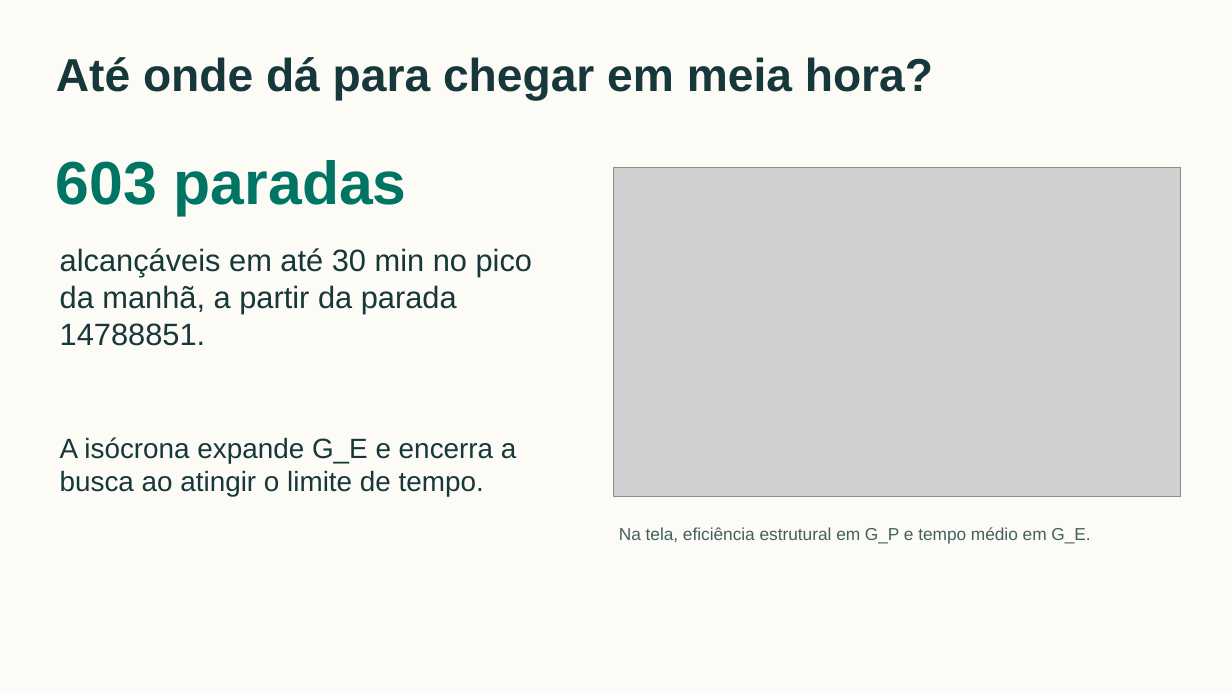
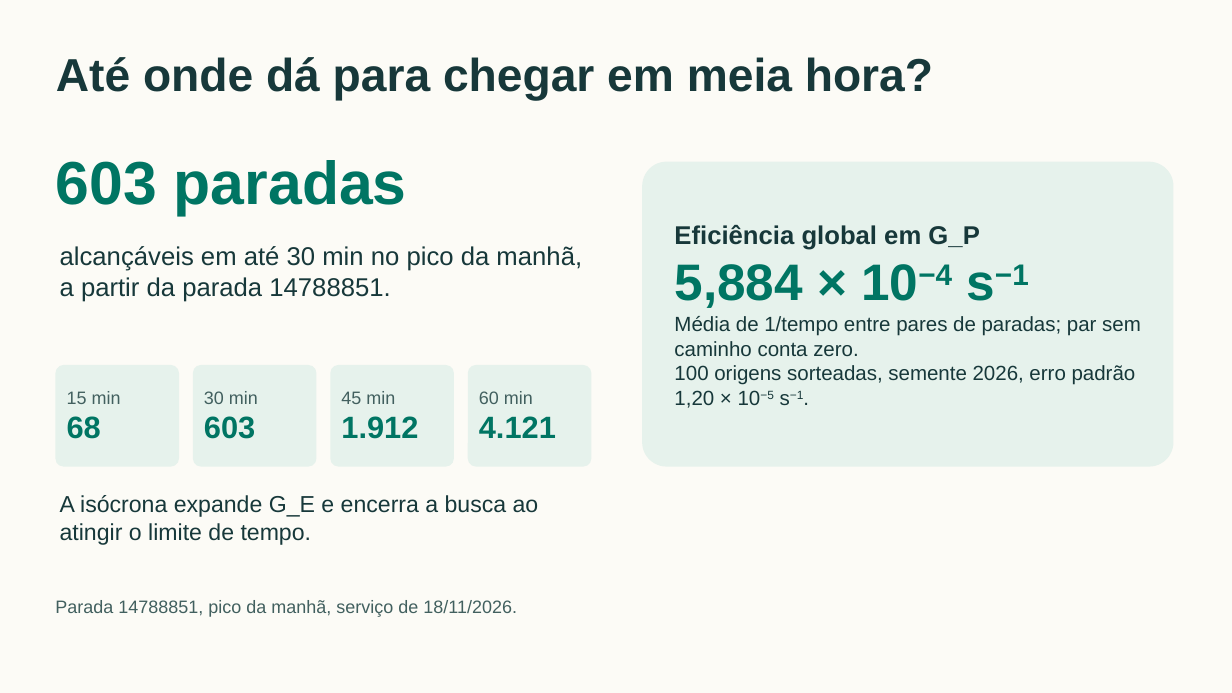
Before and after one commit to henriquegdc/grafos-transporte-bh, a slide deck: slide 8 of apresentacao/grafos-transporte-bh.pptx. Drawn at 1232x693 pixels with LibreOffice and Linux fonts; fonts in the diff are those of the drawing; grey boxes stand for pictures. Boxes give left, top, right and bottom in pixels: in the first picture for what was removed or moved away, otherwise in the second. Text is boxed around its words. In the diff, an @@ line names an element or a change of style, - is before the commit and + after.

Commit message:
docs(ENT-SLIDES): aplica a revisao do #72
A lamina 11 passa a comparar com o NetworkX no G_P real (razoes e
inclinacoes de comparacao-networkx e complexidade de 20/11) e o JSON da
grade 5x5, sem registro em feature, sai do PR. Todas as laminas usam o
GTFS de 18/11; espera, isocrona e tempos vem das medicoes regeradas no
#74. Notas reatribuidas para quem fez cada parte, com uma linha numerica
para nao dominados, comunidades e falhas multiplas, e figuras trocadas
por recortes ou cartoes legiveis.

```diff
--- a/apresentacao/grafos-transporte-bh.pptx
+++ b/apresentacao/grafos-transporte-bh.pptx
@@ picture removed at (x1=614, y1=167, x2=1182, y2=496) @@
@@ rounded rectangle added at (x1=642, y1=162, x2=1174, y2=467), fill #E6F2EC @@
@@ text added at (x1=674, y1=225, x2=1141, y2=408), 16 pt, text #17383A @@
+Eficiência global em G_P
+5,884 × 10−4 s−1
+Média de 1/tempo entre pares de paradas; par sem caminho conta zero.
+100 origens sorteadas, semente 2026, erro padrão 1,20 × 10−5 s−1.
@@ text "alcançáveis em até 30 min ..." at (x1=60, y1=246, x2=582, y2=302): size 24 to 20 pt @@
@@ rounded rectangle added at (x1=55, y1=365, x2=179, y2=467), fill #E6F2EC @@
@@ rounded rectangle added at (x1=193, y1=365, x2=317, y2=467), fill #E6F2EC @@
@@ rounded rectangle added at (x1=330, y1=365, x2=454, y2=467), fill #E6F2EC @@
@@ rounded rectangle added at (x1=468, y1=365, x2=592, y2=467), fill #E6F2EC @@
@@ text added at (x1=67, y1=391, x2=121, y2=439), 14 pt, text #42605F @@
+15 min
+68
@@ text added at (x1=204, y1=391, x2=258, y2=439), 14 pt, text #42605F @@
+30 min
+603
@@ text added at (x1=341, y1=391, x2=418, y2=439), 14 pt, text #42605F @@
+45 min
+1.912
@@ text added at (x1=479, y1=391, x2=556, y2=438), 14 pt, text #42605F @@
+60 min
+4.121
@@ text "A isócrona expande G_E e ..." moved from (x1=60, y1=437, x2=516, y2=496) to (x1=60, y1=495, x2=539, y2=545) @@
@@ text "A isócrona expande G_E e ..." at (x1=60, y1=495, x2=539, y2=545): size 21.8 to 18 pt @@
@@ text removed at (x1=619, y1=527, x2=1090, y2=544) @@
-Na tela, eficiência estrutural em G_P e tempo médio em G_E.
@@ text added at (x1=55, y1=600, x2=517, y2=617), 14 pt, text #42605F @@
+Parada 14788851, pico da manhã, serviço de 18/11/2026.
```
Also in this commit, not shown: 9 other slides changed, 2 other files.
